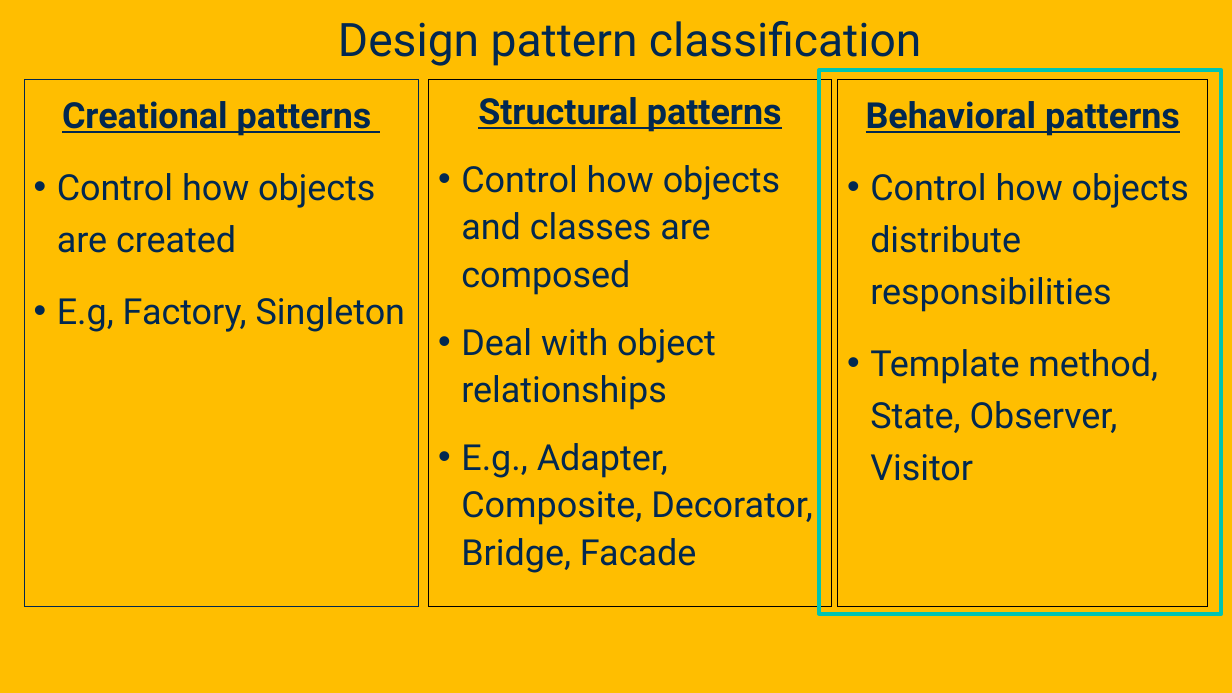
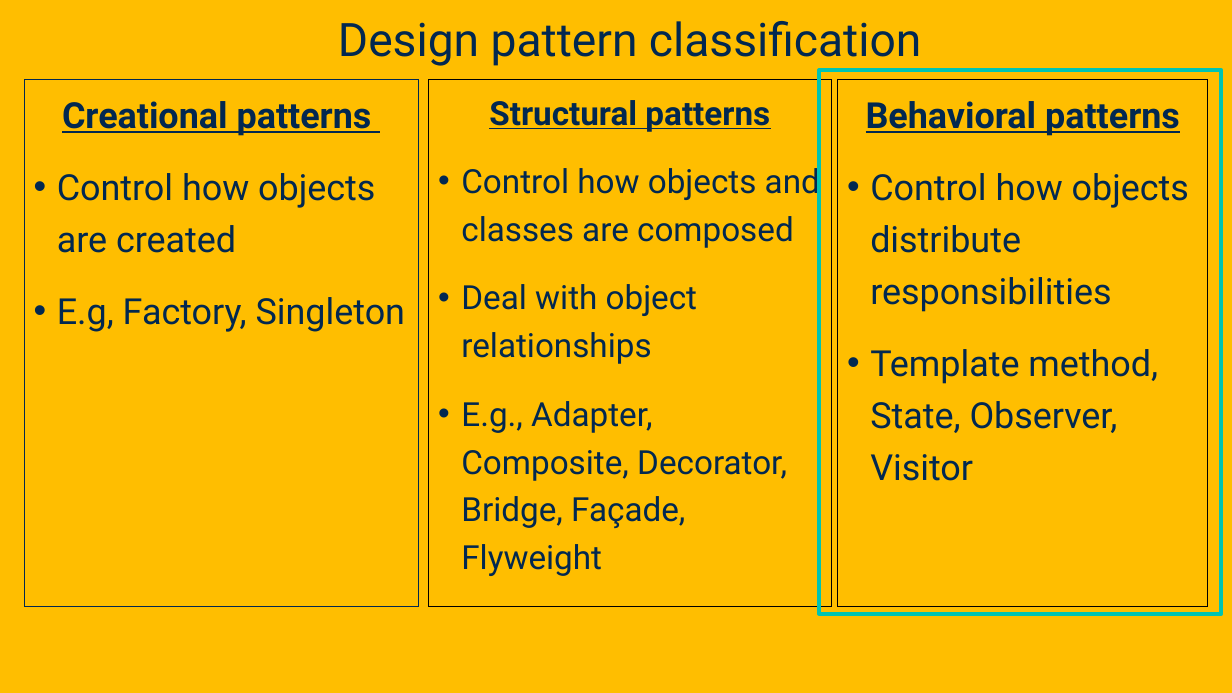
Before and after one commit to davsec-teaching/ecs160-f25, a slide deck: slide 94 of slides/8_design_patterns.pptx (slide 92 before the commit). Drawn at 1232x693 pixels with LibreOffice and Linux fonts; fonts in the diff are those of the drawing; background and template pictures are left out. Boxes give left, top, right and bottom in pixels: in the first picture for what was removed or moved away, otherwise in the second. Text is boxed around its words. In the diff, an @@ line names an element or a change of style, - is before the commit and + after.

Commit message:
update slides

```diff
--- a/slides/8_design_patterns.pptx
+++ b/slides/8_design_patterns.pptx
@@ text in rectangle at (461, 100, 820, 364): size 28 to 25.9 pt in "Structural patterns", "Control how objects and classes are composed", "Deal with object relationships"; line spacing 1.1 to 1.2 @@
@@ text in rectangle at (461, 401, 787, 576): text changed; size 28 to 25.9 pt @@
-• E.g., Adapter, Composite, Decorator, Bridge, Facade
+• E.g., Adapter, Composite, Decorator, Bridge, Façade, Flyweight
```
Also in this commit, not shown: 11 other slides changed, 2 slides added, 1 slide removed.
